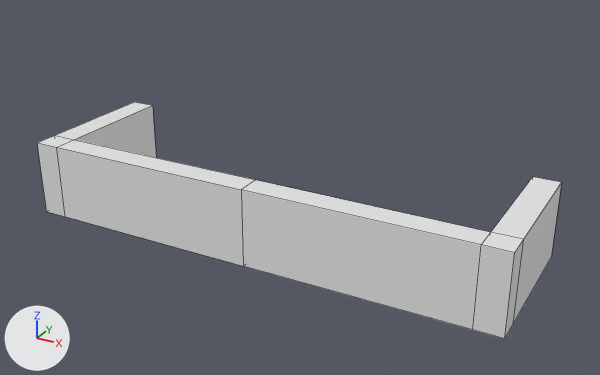
The Blender file Assets/models/cave/room02/room02b_command_center02.blend as it was, and as the next commit left it.
The view is the same before and after, from a 50 mm lens placed at (-79.84, -87.79, 6.2), pointed at (-86.35, -75.96, 0.29). The lights are fixed; the arrows at lower left show +X, +Y and +Z. Mesh edges are drawn as thin lines.
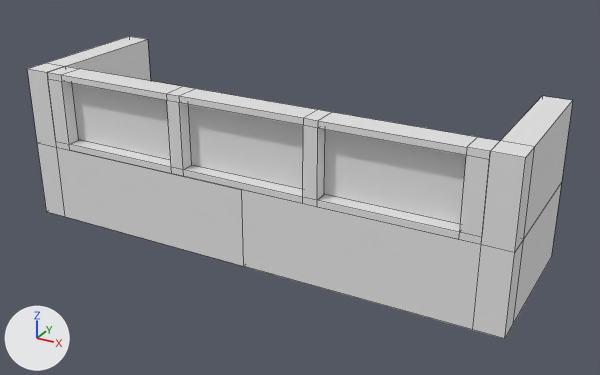
Commit message: room02b_command_center02 modeling, with screens begun

Changed parts and their boxes (x1, y1, x2, y2) in the pictures (600 x 375 px):
'Cube.002', added
    after: (47, 66, 500, 245)
'Cube.001', added
    after: (27, 36, 573, 253)
'screen.000', added
    after: (325, 130, 466, 224)
'screen.001', added
    after: (188, 104, 303, 190)
'screen.002', added
    after: (72, 83, 171, 160)

Edits to the bpy script that builds the scene:
```text
Add me_cube_001:
    me_cube_001.from_pydata(...)  # 24 vertices, 18 faces; spans x -4.51..4.51, y -0.33..2.5, z -0.71..0.71
Add me_cube_002:
    me_cube_002.from_pydata(...)  # 64 vertices, 68 faces; spans x -4.03..4.03, y -0.33..0.12, z -0.71..0.71
Add me_cube_003:
    me_cube_003.from_pydata(...)  # a box spanning x -1.15..1.15, y -0.33..-0.13, z -0.59..0.59
Add me_cube_004:
    me_cube_004.from_pydata(...)  # a box spanning x -1.15..1.15, y -0.33..-0.13, z -0.59..0.59
Add me_cube_005:
    me_cube_005.from_pydata(...)  # a box spanning x -1.15..1.15, y -0.33..-0.13, z -0.59..0.59
Add ob_cube_001:
    ob_cube_001 = bpy.data.objects.new('Cube.001', me_cube_001)
    ob_cube_001.location = (-86.68, -77.02, 1.42)
Add ob_cube_002:
    ob_cube_002 = bpy.data.objects.new('Cube.002', me_cube_002)
    ob_cube_002.location = (-86.68, -77.23, 1.42)
    ob_cube_002.rotation_euler = (0.0, 0.0, 3.142)  # degrees (0, 0, 180)
Add ob_screen_000:
    ob_screen_000 = bpy.data.objects.new('screen.000', me_cube_003)
    ob_screen_000.location = (-84.13, -77.23, 1.42)
    ob_screen_000.rotation_euler = (0.0, 0.0, 3.142)  # degrees (0, 0, 180)
Add ob_screen_001:
    ob_screen_001 = bpy.data.objects.new('screen.001', me_cube_004)
    ob_screen_001.location = (-86.68, -77.23, 1.42)
    ob_screen_001.rotation_euler = (0.0, 0.0, 3.142)  # degrees (0, 0, 180)
Add ob_screen_002:
    ob_screen_002 = bpy.data.objects.new('screen.002', me_cube_005)
    ob_screen_002.location = (-89.24, -77.23, 1.42)
    ob_screen_002.rotation_euler = (0.0, 0.0, 3.142)  # degrees (0, 0, 180)
```
